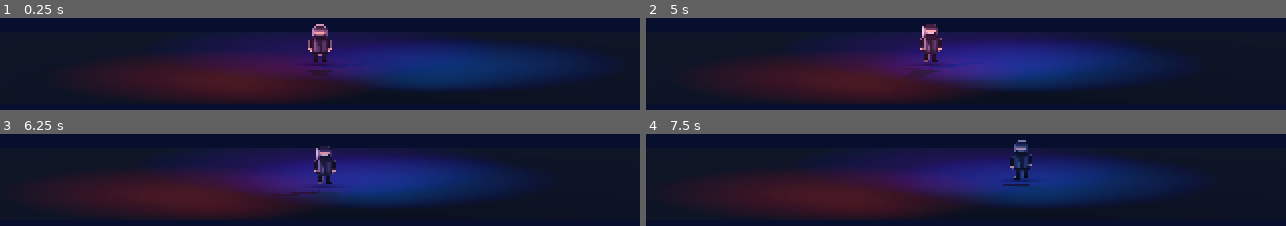
Above: before the commit, frames 1-4 (two rows, left to right).
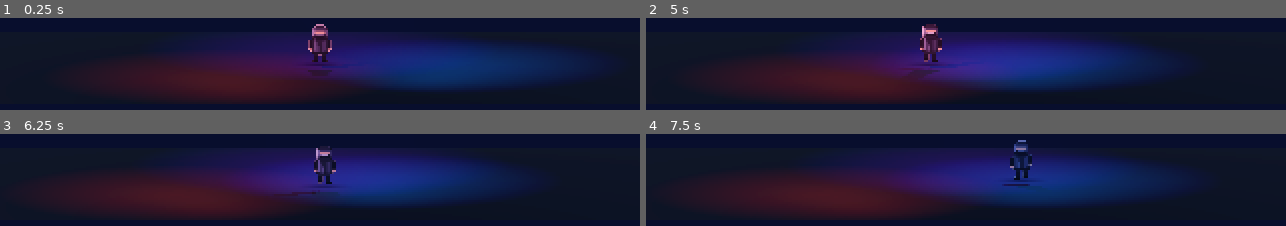
Above: after the commit, the same moments.

Repository: s1nnrockk/PIXELBOUND
Game: Godot game, scene res://scenes/test_lighting.tscn
The game is run twice, just before and just after one commit, with the same random seed, the same clock (stepped at 60 frames per second) and the same inputs.
Inputs:
- Up to frame 1 (0.25 s): no input
- Up to frame 2 (5 s): tap Enter at 0.5 s; hold Right (ui_right) 0.53-1.28 s; hold Shift 0.53-1.28 s; hold Down (ui_down) 1.28-2.03 s; tap Shift at 1.35, 2.85, 4.35 s; hold Right (ui_right) 2.03-2.78 s; hold Shift 2.03-2.78 s; hold Up (ui_up) 2.78-3.53 s; hold Shift 3.53-4.28 s; hold Left (ui_left) from 3.53 s (still down)
- Up to frame 3 (6.25 s): release Left (ui_left) at 5.03 s; hold Down (ui_down) 5.03-5.78 s; hold Shift 5.03-5.78 s; hold Right (ui_right) from 5.78 s (still down); tap Shift at 5.85 s
- Up to frame 4 (7.5 s): release Right (ui_right) at 6.53 s; hold Up (ui_up) 6.53-7.28 s; hold Shift 6.53-7.28 s; hold Right (ui_right) from 7.28 s (still down); tap Shift at 7.35 s

The runs differ from the first frame. In frame 1, less than 0.1% of the frame differs, in the area x 48-52%, y 6-37%; in frame 2, 0.1%, in the area x 42-47%, y 8-35%; in frame 3, less than 0.1%; in frame 4, less than 0.1%.

Commit message:
Make colored light bounce dynamically tint the character

Diff:
--- a/scripts/lighting_test.gd
+++ b/scripts/lighting_test.gd
@@ -52,3 +52,29 @@
 	var sneaking := bool(character.get("sneak"))
 	shadow.scale = Vector3(0.82, 0.82, 1.0) if sneaking else Vector3.ONE
 	shadow_material.albedo_color.a = 0.62 if sneaking else 0.78
+	_update_character_color_bounce()
+
+func _update_character_color_bounce() -> void:
+	var sprite := character.get_node_or_null("PixelSprite") as Sprite3D
+	if sprite == null:
+		return
+
+	var world_position := character.global_position + Vector3(0.0, 0.8, 0.0)
+	var warm_strength := _light_influence(world_position, warm)
+	var cyan_strength := _light_influence(world_position, cyan)
+	var purple_strength := _light_influence(world_position, purple)
+	var total := warm_strength + cyan_strength + purple_strength
+	if total <= 0.001:
+		sprite.modulate = Color.WHITE
+		return
+
+	var warm_color := Color(1.0, 0.42, 0.2)
+	var cyan_color := Color(0.28, 0.68, 1.0)
+	var purple_color := Color(0.72, 0.38, 1.0)
+	var tint := (warm_color * warm_strength + cyan_color * cyan_strength + purple_color * purple_strength) / total
+	var amount := minf(total * 0.22, 0.28)
+	sprite.modulate = Color.WHITE.lerp(tint, amount)
+
+func _light_influence(target: Vector3, light: OmniLight3D) -> float:
+	var distance := target.distance_to(light.global_position)
+	return clampf(1.0 - distance / light.omni_range, 0.0, 1.0)
